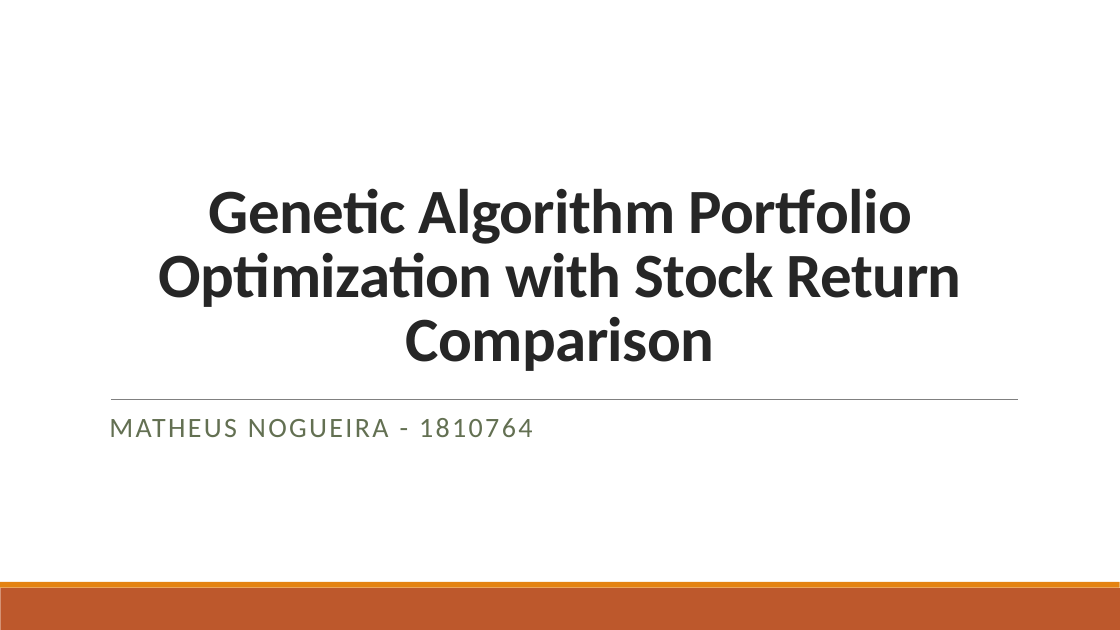
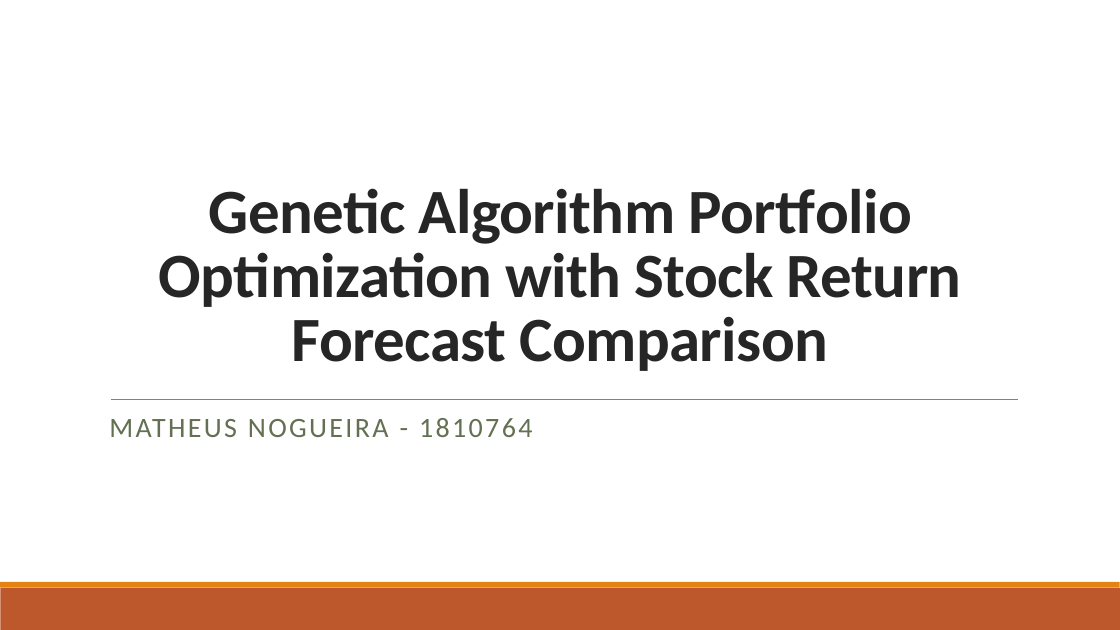
Before and after one commit to MathNog/Genetic-Algorithm-Project, a slide deck: slide 1 of presentation/Genetic Algorithm Portfolio Optimization with Stock Return Comparison.pptx. Drawn at 1120x630 pixels with LibreOffice and Linux fonts; fonts in the diff are those of the drawing. Boxes give left, top, right and bottom in pixels: in the first picture for what was removed or moved away, otherwise in the second. Text is boxed around its words. In the diff, an @@ line names an element or a change of style, - is before the commit and + after.

```diff
--- a/presentation/Genetic Algorithm Portfolio Optimization with Stock Return Comparison.pptx
+++ b/presentation/Genetic Algorithm Portfolio Optimization with Stock Return Comparison.pptx
@@ title at (x1=159, y1=188, x2=962, y2=371): text changed @@
-Genetic Algorithm Portfolio Optimization with Stock Return Comparison
+Genetic Algorithm Portfolio Optimization with Stock Return Forecast Comparison
```
Also in this commit, not shown: 4 other slides changed, 17 other files.
